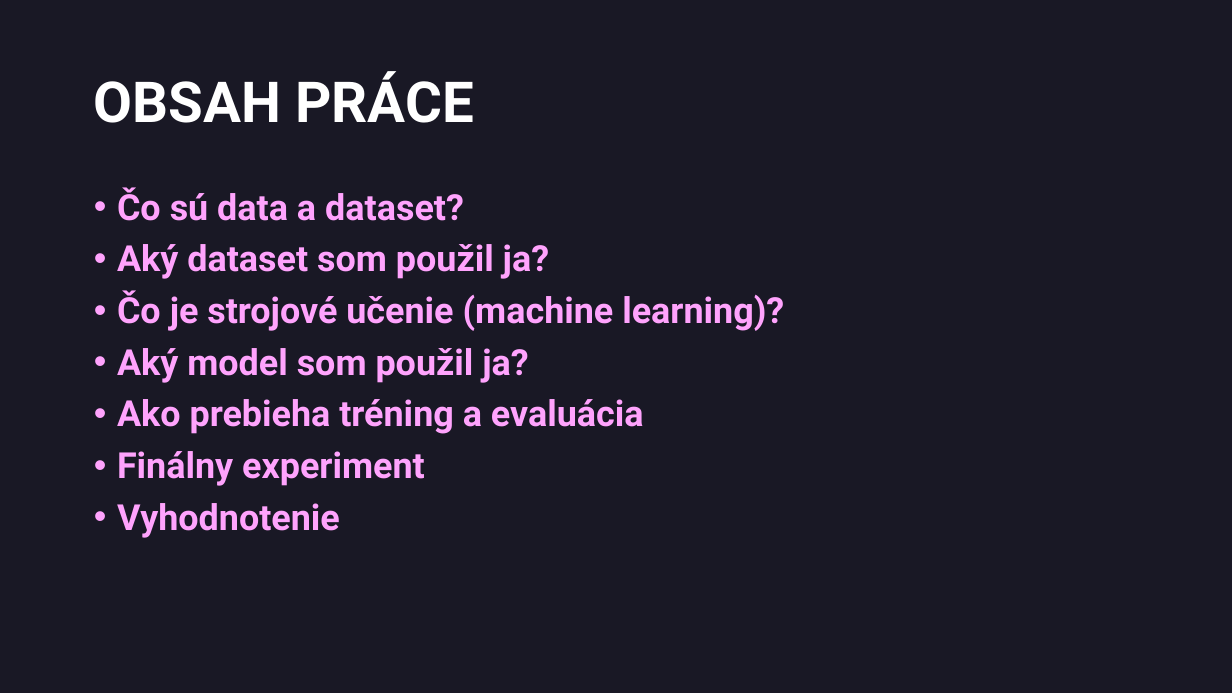
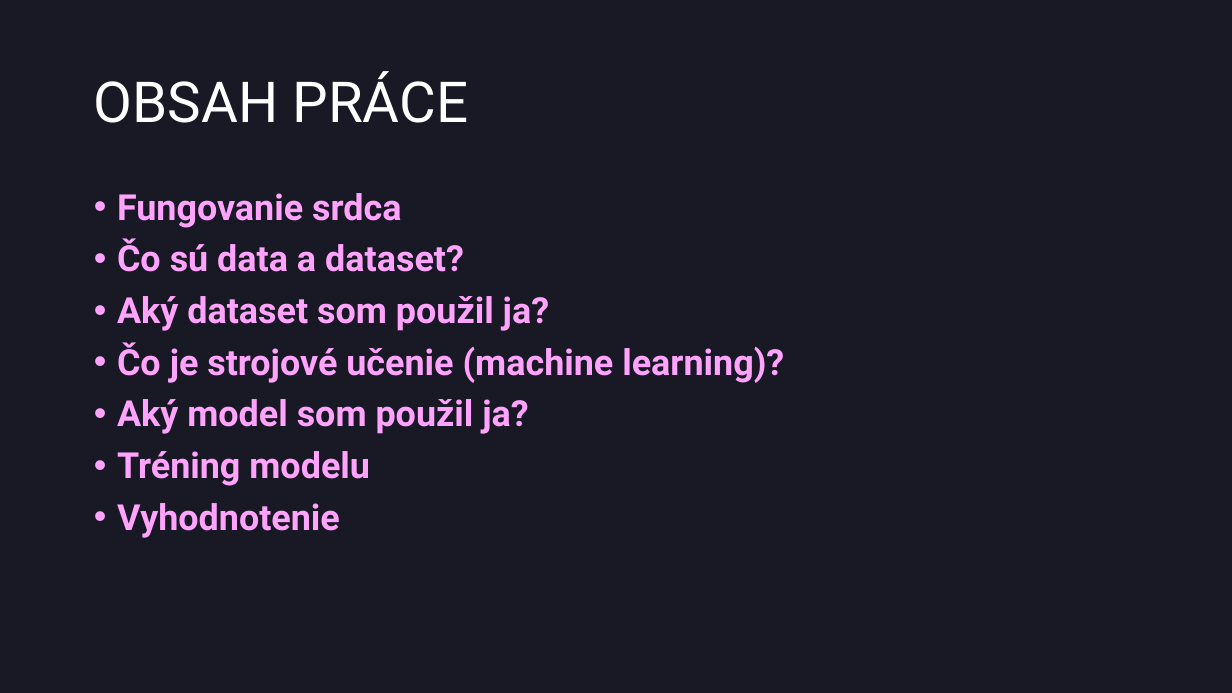
Before and after one commit to cenkner-maximilian/Predikcia-umrtnosti-u-pacientov-so-srdcovym-zlyhanim, a slide deck: slide 2 of slide-deck.pptx. Drawn at 1232x693 pixels with LibreOffice and Linux fonts; fonts in the diff are those of the drawing. Boxes give left, top, right and bottom in pixels: in the first picture for what was removed or moved away, otherwise in the second. Text is boxed around its words. In the diff, an @@ line names an element or a change of style, - is before the commit and + after.

```diff
--- a/slide-deck.pptx
+++ b/slide-deck.pptx
@@ title "OBSAH PRÁCE" at (94, 71, 468, 123): bold off @@
@@ text at (117, 193, 401, 228): paragraph added @@
+• Fungovanie srdca
@@ text at (117, 451, 370, 486): text changed @@
-• Ako prebieha tréning a evaluácia
-• Finálny experiment
+• Tréning modelu
```
Also in this commit, not shown: 3 other slides changed, 8 slides added, 1 slide removed, 1 other file.
